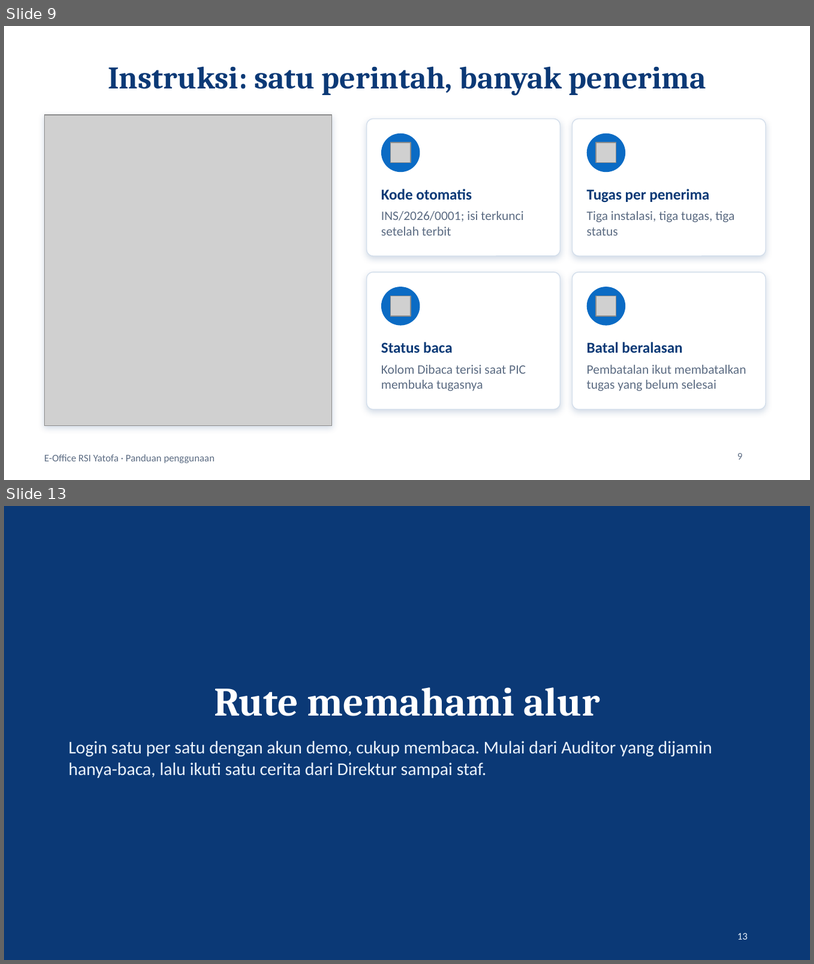
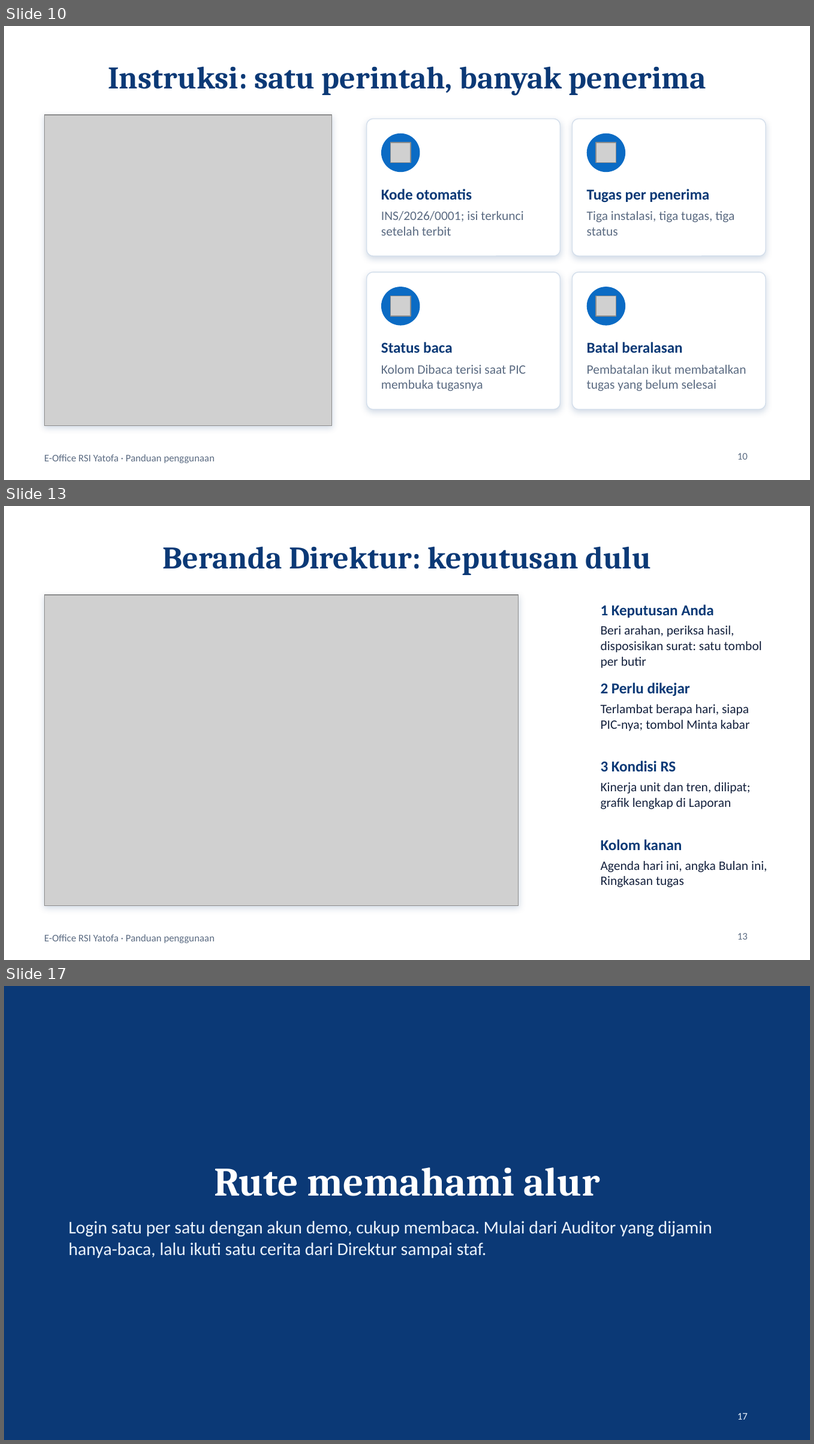
Before and after one commit to krisnapranata/E-Office, a slide deck: Panduan_EOffice_RSI_Yatofa.pptx. Shown one above the other, each under a label of ours: slides 9 and 13 before the commit, slides 10, 13 and 17 after it; the slides between them are not shown. The pictures are 814x964 and 814x1444 pixels, drawn with LibreOffice and Linux fonts; fonts in the diff are those of the drawing; grey boxes stand for pictures. Boxes give left, top, right and bottom in pixels: in the first picture for what was removed or moved away, otherwise in the second. Text is boxed around its words. In the diff, an @@ line names an element or a change of style, - is before the commit and + after.

```diff
--- a/Panduan_EOffice_RSI_Yatofa.pptx
+++ b/Panduan_EOffice_RSI_Yatofa.pptx
@@ slide 13 added at bbox=[4, 506, 810, 960], background #FFFFFF; not listed: 1 template element that a slide beside it also shows @@
@@ title added at bbox=[163, 546, 651, 575], 28 pt, text #0B3976, bold @@
+Beranda Direktur: keputusan dulu
@@ rectangle added at bbox=[44, 595, 518, 905], fill #FFFFFF, outline #C9D7E8 0.75 pt @@
@@ picture added at bbox=[44, 595, 518, 905] @@
@@ text added at bbox=[601, 604, 714, 618], 13.5 pt, text #0B3976, bold @@
+1 Keputusan Anda
@@ text added at bbox=[601, 625, 762, 668], 11.5 pt, text #14213D @@
+Beri arahan, periksa hasil, disposisikan surat: satu tombol per butir
@@ text added at bbox=[601, 682, 690, 696], 13.5 pt, text #0B3976, bold @@
+2 Perlu dikejar
@@ text added at bbox=[601, 704, 750, 731], 11.5 pt, text #14213D @@
+Terlambat berapa hari, siapa PIC-nya; tombol Minta kabar
@@ text added at bbox=[601, 760, 677, 771], 13.5 pt, text #0B3976, bold @@
+3 Kondisi RS
@@ text added at bbox=[601, 782, 750, 809], 11.5 pt, text #14213D @@
+Kinerja unit dan tren, dilipat; grafik lengkap di Laporan
@@ text added at bbox=[601, 839, 682, 850], 13.5 pt, text #0B3976, bold @@
+Kolom kanan
@@ text added at bbox=[601, 861, 768, 887], 11.5 pt, text #14213D @@
+Agenda hari ini, angka Bulan ini, Ringkasan tugas
@@ page number added at bbox=[738, 933, 748, 939], 9 pt, text #5B6B82 @@
+13
@@ what was slide 9 is now slide 10 @@
@@ page number at bbox=[738, 453, 748, 459]: text changed @@
-9
+10
@@ what was slide 13 is now slide 17 @@
@@ page number at bbox=[738, 1413, 748, 1419]: text changed @@
-13
+17
```
Also in this commit, not shown: 10 slides changed, 5 other slides added, 2 slides removed.
